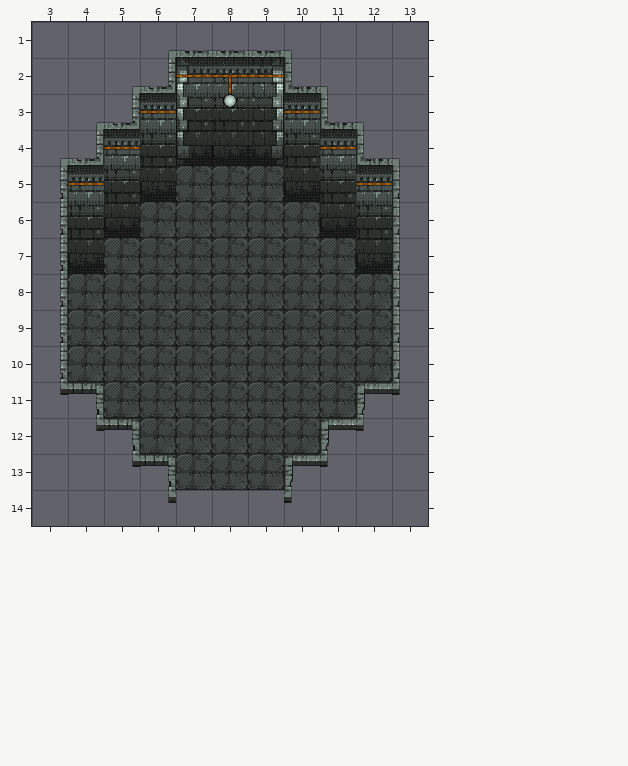
Tiled map: gem/Assets/TileD/1_office/1_office.tmx. Above is the file before it was changed.
Cells are 48x48 px. Shown: x 3..13, y 1..14.
After the commit:
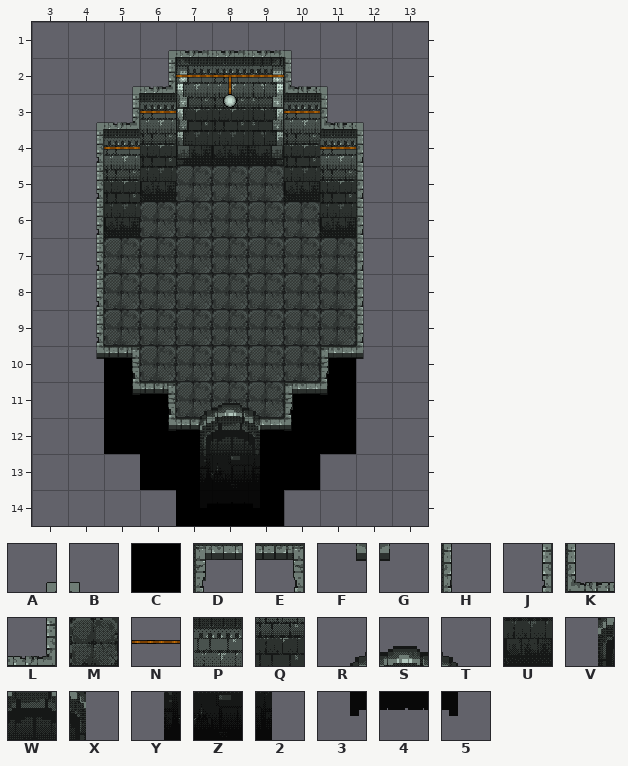
Key: from "Katos_tiles_1": A 3, B 5, C 17, D 23, E 25, F 35, G 37, H 39, J 41, K 55, L 57, M 67, N 78, P 102, Q 118, R 122, S 123, T 124, U 134, V 138, W 139, X 140, Y 154, Z 155, 2 156, 3 170, 4 171, 5 172.
_ is an empty cell, . an unchanged one.
Tiles of an added or newly shown layer are drawn over the layers below it.
From the commit log: map updates: darkness and doors
Change:
--- layer "1_floor"
@@ x 4..12 @@
- 8 M.......M
- 9 M.......M
-10 MM.....MM
-11 .MM...MM.
-12 ..MMMMM..
-13 ...MMM...
+ 8 _......._
+ 9 _......._
+10 __.....__
+11 .__...__.
+12 .._____..
+13 ...___...
--- layer "1_walls"
@@ x 4..12 @@
- 5 P.......P
- 6 Q.......Q
- 7 U.......U
+ 5 _......._
+ 6 _......._
+ 7 _......._
--- layer "1_details"
@@ x 4..12 @@
- 5 N.......N
+ 5 _......._
--- layer "1_darkness" (added)
@@ x 5..11 @@
-10 _....._
-11 __...__
-12 ___.___
-13 .__.__.
-14 ..___..
+10 C.....C
+11 CC...CC
+12 CCC.CCC
+13 .CC.CC.
+14 ..CCC..
--- layer "1_enclosure"
@@ x 3..13 @@
- 4 AL.......KB
- 5 J_......._H
- 6 J_......._H
- 7 J_......._H
- 8 J_......._H
- 9 J_......._H
-10 J__.....__H
-11 FE__...__DG
-12 .FE__.__DG.
-13 ..FE...DG..
-14 ...F...G...
+ 4 _J.......H_
+ 5 _J.......H_
+ 6 _J.......H_
+ 7 _J.......H_
+ 8 _J.......H_
+ 9 _J.......H_
+10 _FE.....DG_
+11 __FE...DG__
+12 .__FE.DG__.
+13 ..__...__..
+14 ..._..._...
--- layer "1_door" (added)
@@ x 7..9 @@
-11 ___
-12 ___
-13 ___
-14 ___
+11 RST
+12 VWX
+13 YZ2
+14 345
